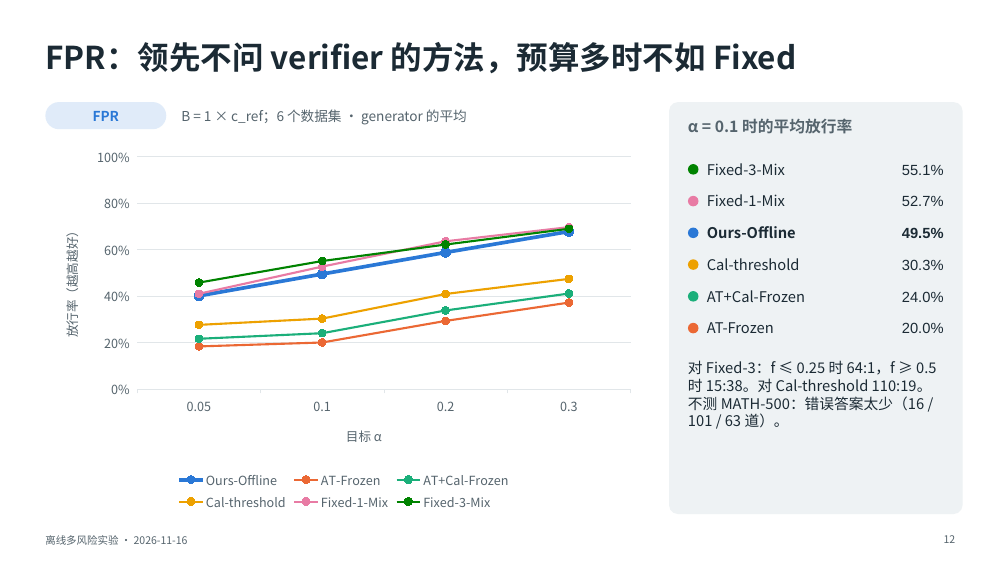
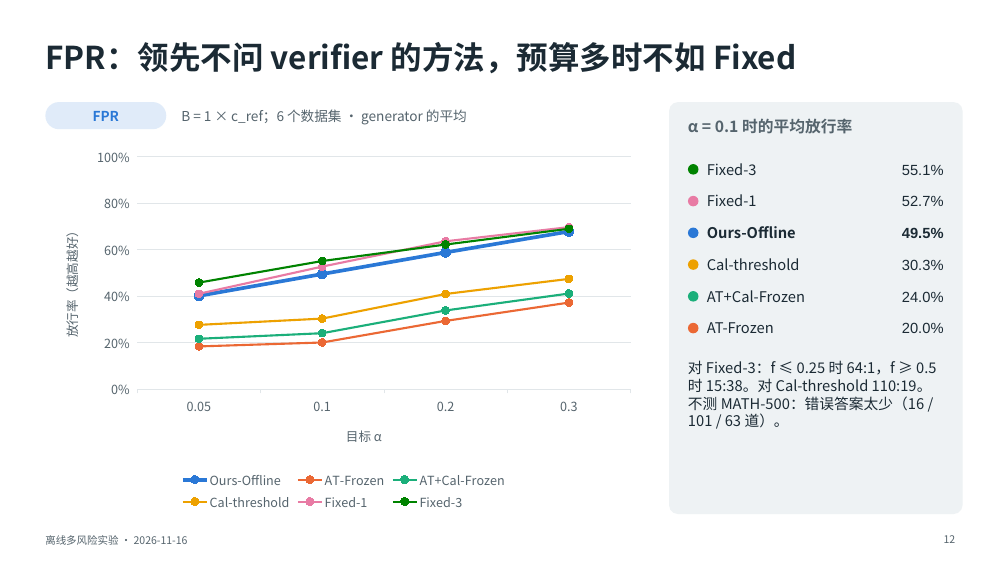
Before and after one commit to toz015/verification_generation_experiment, a slide deck: slide 12 of reports/offline_multirisk_20261116_calibrated/deck/离线多风险实验_20261116.pptx. Drawn at 1008x567 pixels with LibreOffice and Linux fonts; fonts in the diff are those of the drawing. Boxes give left, top, right and bottom in pixels: in the first picture for what was removed or moved away, otherwise in the second. Text is boxed around its words. In the diff, an @@ line names an element or a change of style, - is before the commit and + after.

```diff
--- a/reports/offline_multirisk_20261116_calibrated/deck/离线多风险实验_20261116.pptx
+++ b/reports/offline_multirisk_20261116_calibrated/deck/离线多风险实验_20261116.pptx
@@ line chart at (x1=45, y1=140, x2=643, y2=514) @@
-Fixed-1-Mix: 41, 53, 64, 70
+Fixed-1: 41, 53, 64, 70
-Fixed-3-Mix: 46, 55, 62, 69
+Fixed-3: 46, 55, 62, 69
@@ text at (x1=707, y1=163, x2=757, y2=175): text changed @@
-Fixed-3-Mix
+Fixed-3
@@ text at (x1=707, y1=194, x2=757, y2=206): text changed @@
-Fixed-1-Mix
+Fixed-1
```
Also in this commit, not shown: 11 other slides changed, 6 other files.
